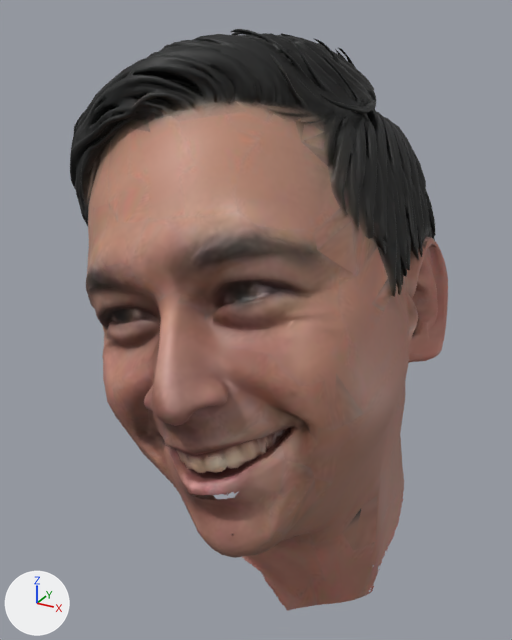
An edit to the glTF model head_keegan.glb, drawn before and after from the same camera.
Camera for both pictures: a 50 mm camera at (0.489, -1.186, 0.983) aimed at (-0.188, 0.046, 0.367). Lighting does not change. The marker at lower left points along +X, +Y and +Z. The picture after the commit comes second. Vertices at exactly the same position are counted once.

Before the edit, the objects in view are built like this:
```python
me_mesh_0 = bpy.data.meshes.new('Mesh_0')
me_mesh_0.from_pydata(...)  # 24839 vertices, 50001 faces; spans x -0.613..0.199, y -0.43..0.514, z -0.194..0.951
me_mesh_0.materials.append(mat_material_0)
ob_mesh_0 = bpy.data.objects.new('Mesh_0', me_mesh_0)
ob_mesh_0.location = (0.0, 0.0, 0.0)
```
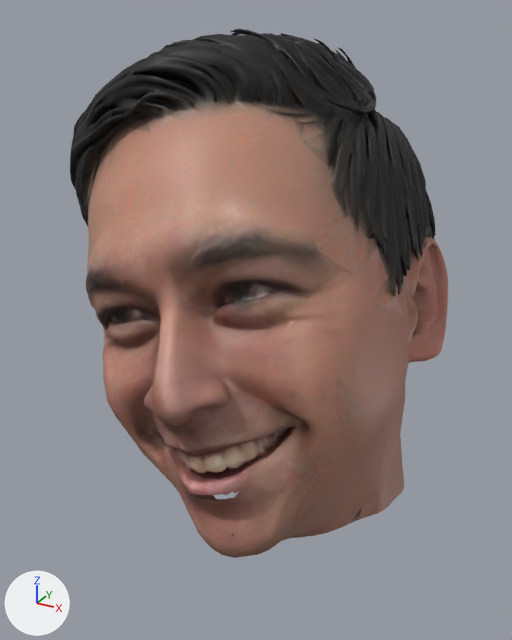
Location of each change, [x1, y1, x2, y2] in pixels of the pictures (512 x 640 px):
'Mesh_0', reshaped (9% shorter)
    before: [70, 29, 448, 611]
    after: [70, 29, 448, 558]
part 1 of me_mesh_0, cut back
    before: [242, 478, 404, 611]
    after: [293, 478, 404, 538]

Diff of the bpy script that builds the scene:
```diff
--- a/head_keegan.glb.py
+++ b/head_keegan.glb.py
@@ me_mesh_0 @@
 # used by ob_mesh_0; location = (0.0, 0.0, 0.0)
-me_mesh_0.from_pydata(...)  # 24839 vertices, 50001 faces; spans x -0.613..0.199, y -0.43..0.514, z -0.194..0.951
+me_mesh_0.from_pydata(...)  # 24677 vertices, 49791 faces; spans x -0.613..0.199, y -0.43..0.514, z -0.08..0.951
+# me_mesh_0 part 1
+# 210 vertices are removed from x -0.202..0.144, y -0.155..0.138, z -0.194..0.012
+# 280 faces are deleted
+# 14 vertices move from x -0.206..0.14, y -0.127..0.191, z -0.098..-0.058 to x -0.206..0.133, y -0.126..0.191, z -0.08..-0.029
+# 48 vertices are added at x -0.205..0.136, y -0.157..0.187, z -0.079..0.015
+# 70 new faces join them
 me_mesh_0.materials.append(mat_material_0)
```
